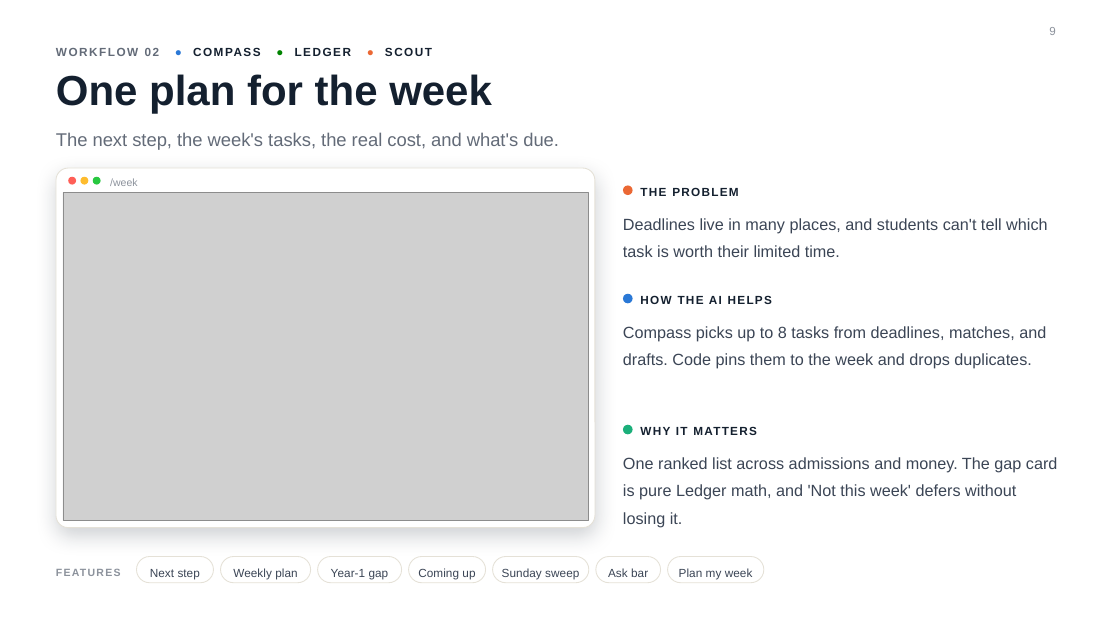
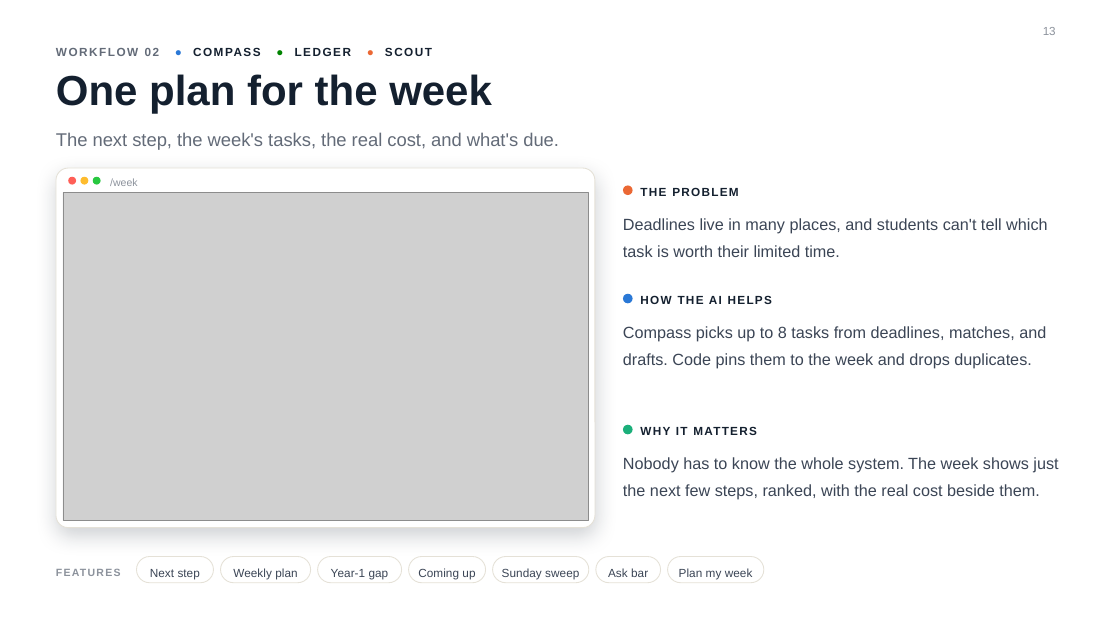
Before and after one commit to reykoaparicio/scholarcrew, a slide deck: slide 13 of presentation/ScholarCrew.pptx (slide 9 before the commit). Drawn at 1120x630 pixels with LibreOffice and Linux fonts; fonts in the diff are those of the drawing; grey boxes stand for pictures; background and template pictures are left out. Boxes give left, top, right and bottom in pixels: in the first picture for what was removed or moved away, otherwise in the second. Text is boxed around its words. In the diff, an @@ line names an element or a change of style, - is before the commit and + after.

```diff
--- a/presentation/ScholarCrew.pptx
+++ b/presentation/ScholarCrew.pptx
@@ page number at [1043, 27, 1056, 35]: text changed @@
-9
+13
@@ text at [623, 457, 1058, 500]: text changed @@
-One ranked list across admissions and money. The gap card is pure Ledger math, and 'Not this week' defers without losing it.
+Nobody has to know the whole system. The week shows just the next few steps, ranked, with the real cost beside them.
```
Also in this commit, not shown: 13 other slides changed, 5 slides added, 4 other files.
